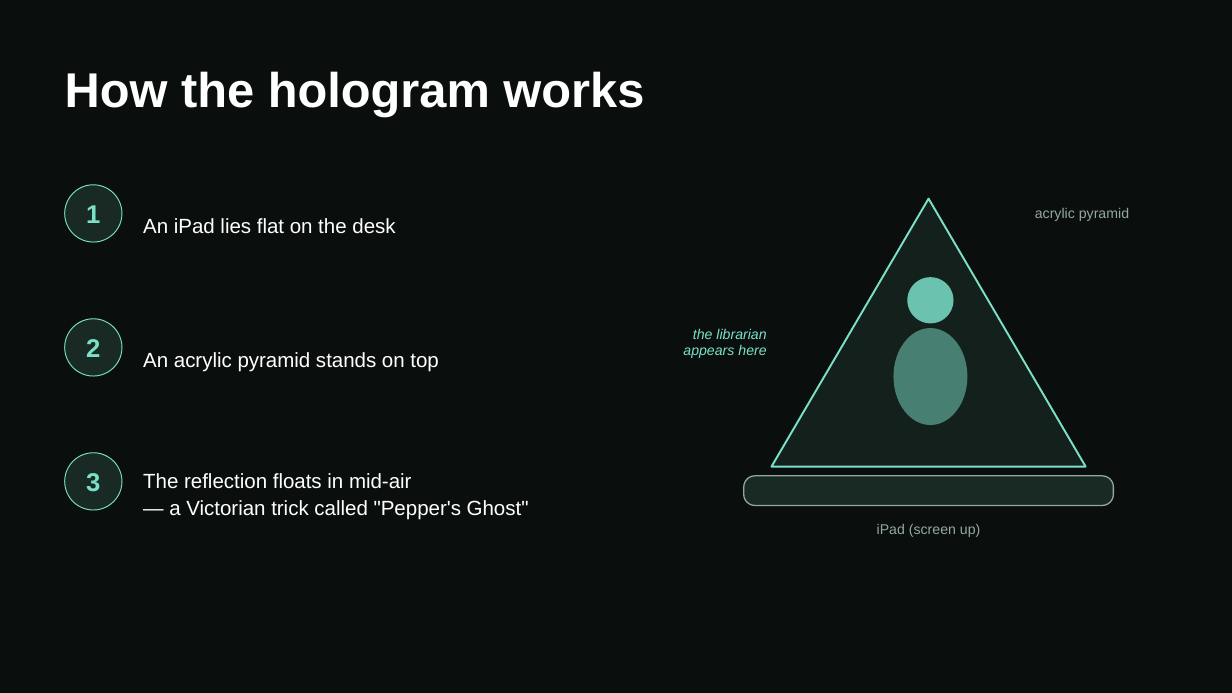
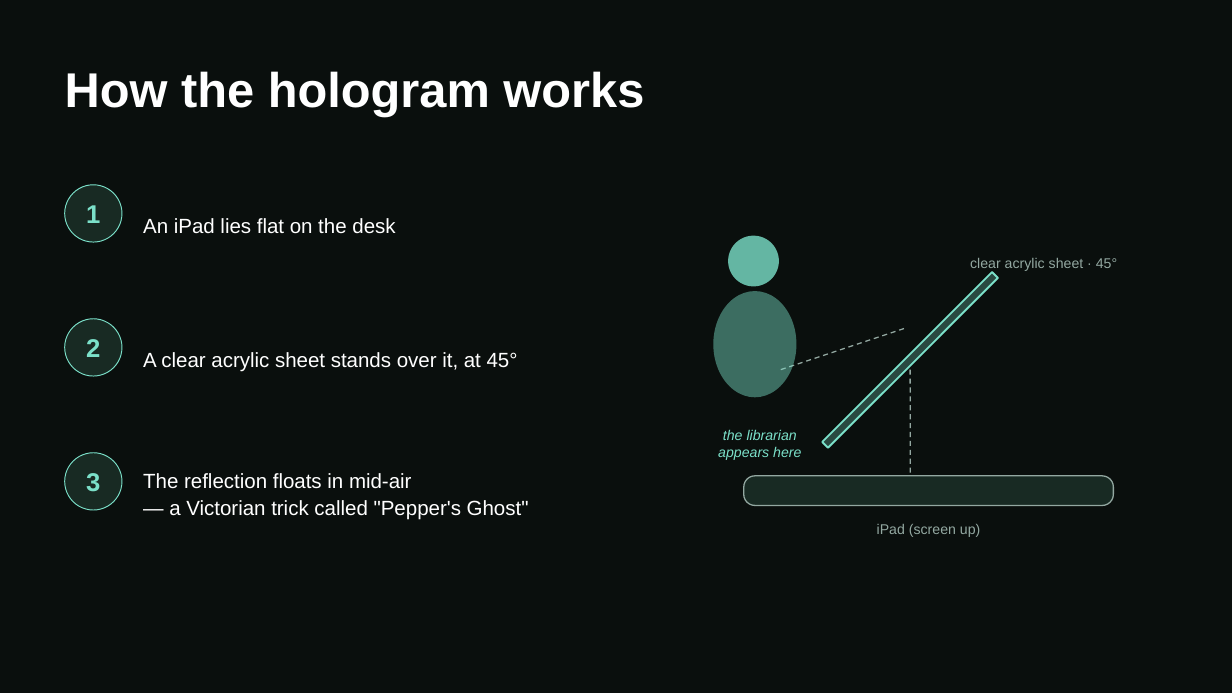
Before and after one commit to gydgzh/casa0022, a slide deck: slide 2 of Exhibition_Pitch_1min.pptx. Drawn at 1232x693 pixels with LibreOffice and Linux fonts; fonts in the diff are those of the drawing. Boxes give left, top, right and bottom in pixels: in the first picture for what was removed or moved away, otherwise in the second. Text is boxed around its words. In the diff, an @@ line names an element or a change of style, - is before the commit and + after.

```diff
--- a/Exhibition_Pitch_1min.pptx
+++ b/Exhibition_Pitch_1min.pptx
@@ triangle removed at [772,199,1086,467] @@
@@ text removed at [1035,208,1129,221] @@
-acrylic pyramid
@@ ellipse added at [728,236,779,287], fill #7BE0C9 at 80% opacity @@
@@ text added at [970,258,1117,272], 11 pt, text #93A8A1 @@
+clear acrylic sheet · 45°
@@ ellipse added at [714,291,797,397], fill #7BE0C9 at 45% opacity @@
@@ rectangle at [822,272,998,448]: ellipse to rectangle; fill #7BE0C9 at 50% opacity to #7BE0C9 at 28% opacity; outline none to #7BE0C9 1.5 pt; rotation 0 to 315 degrees @@
@@ ellipse removed at [908,277,954,323] @@
@@ line added from (781, 370) to (906, 328), #93A8A1 1 pt dashed @@
@@ text at [143,352,518,372]: text changed @@
-An acrylic pyramid stands on top
+A clear acrylic sheet stands over it, at 45°
@@ line added from (910, 370) to (910, 476), #93A8A1 1 pt dashed @@
@@ text "the librarian": place and size @@
-text "the librarian" at [683,328,766,358]
+text "the librarian" at [718,429,801,460]
@@ text "the librarian" at [718,429,801,460]: alignment right to centre @@
```
Also in this commit, not shown: 1 other slide changed, 1 other file.
